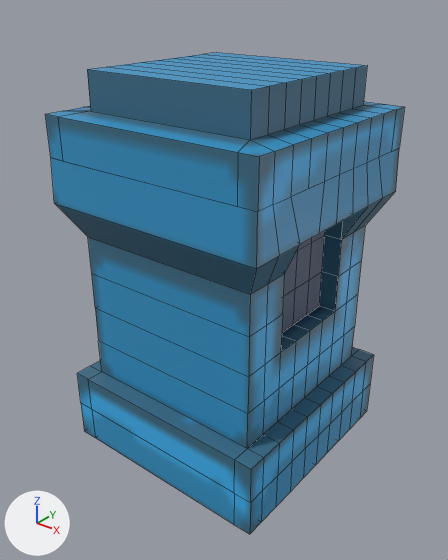
Two versions of the FBX model Assets/Model/fbx_stonepillar.fbx, one commit apart.
One viewpoint serves both versions: a 50 mm camera at (0.227, -0.29, 0.231) aimed at (0.001, -0.007, 0.056). Arrows for +X, +Y and +Z are at lower left; the lights stay in place. Mesh edges are drawn as thin lines. Where no turn or scale is listed for an object, it has been applied to the vertices.
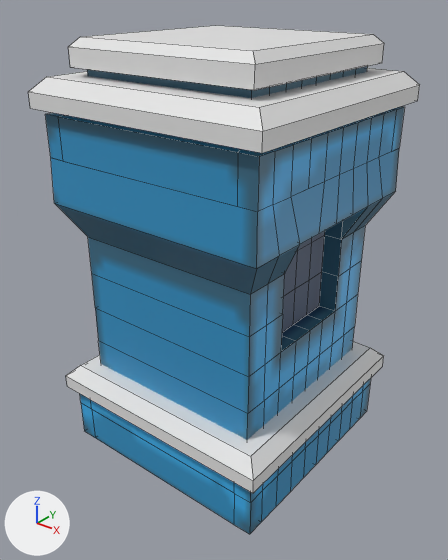
The change in detail:
Mesh me_cube_079 is new.
It has 12 vertices, 10 faces and spans x -0.08..0.08, y -0.08..0.08, z -0.067..-0.05.
Mesh me_cube_076 is new.
It has 12 vertices, 10 faces and spans x -0.0625..0.0625, y -0.0625..0.0625, z -0.0625..-0.0469.
Object 'Cube.003' (ob_cube_003) is new; it shows me_cube_079.
Its location is (0.0, 0.0, 0.0443).
Object 'Cube.002' (ob_cube_002) is new; it shows a copy of me_cube_079.
Its location is (0.0, 0.0, 0.233).
Object 'Cube.001' (ob_cube_001) is new; it shows me_cube_076.
Its location is (0.0, 0.0, 0.25).

Pixel boxes (x1, y1, x2, y2) of what changed, in the pictures (448 x 560 px):
'Cube.002', added
    after: (28, 68, 420, 153)
'Cube.001', added
    after: (68, 26, 384, 90)
'Cube.003', added
    after: (66, 341, 384, 493)
